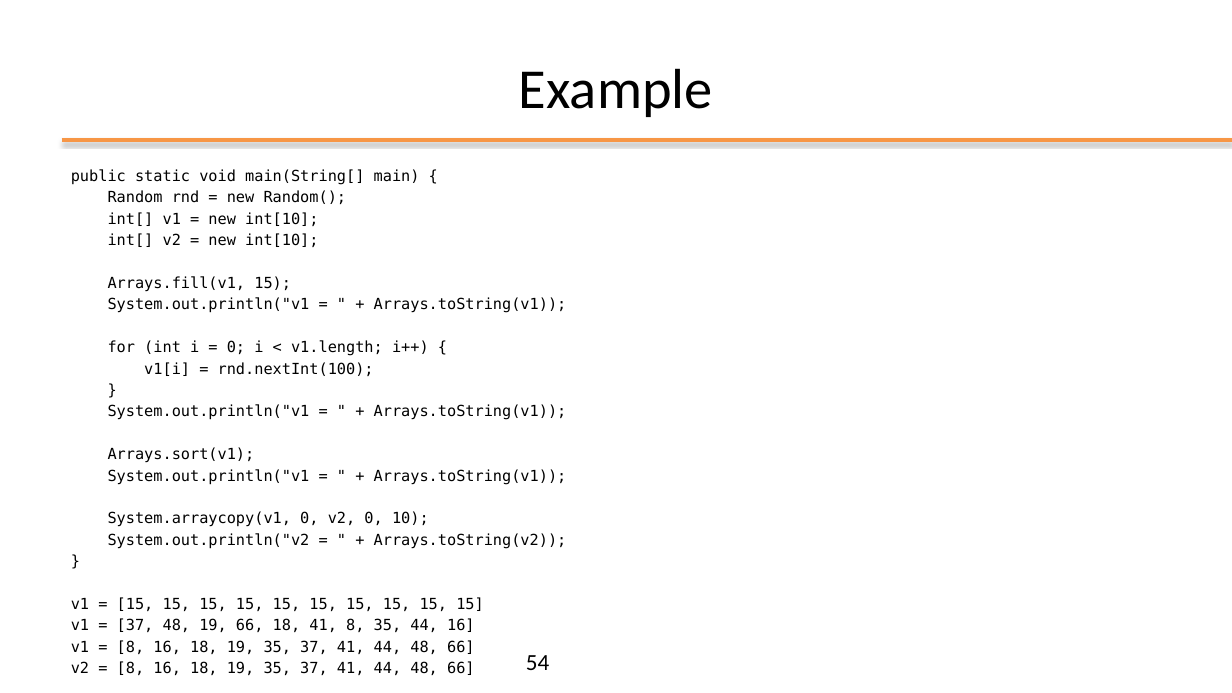
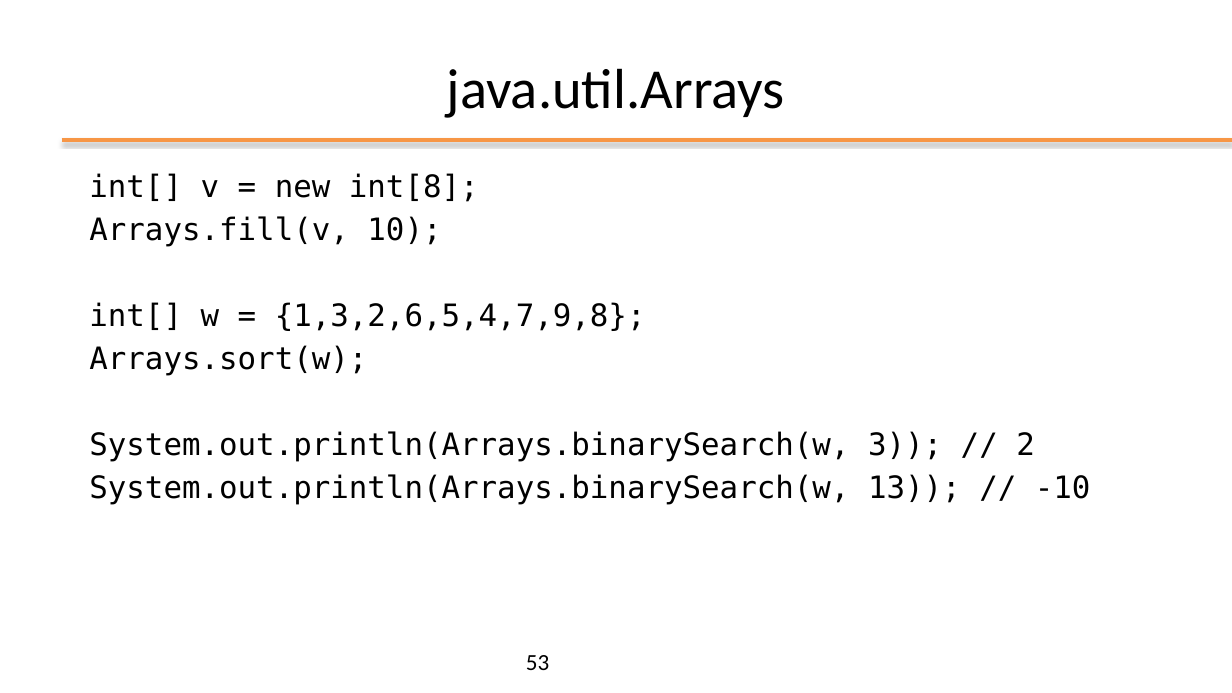
Before and after one commit to nbicocchi/learn-java-core, a slide deck: slide 53 of assets/slides/E2 - Java Basics.pptx (slide 54 before the commit). Drawn at 1232x693 pixels with LibreOffice and Linux fonts; fonts in the diff are those of the drawing; background and template pictures are left out. Boxes give left, top, right and bottom in pixels: in the first picture for what was removed or moved away, otherwise in the second. Text is boxed around its words. In the diff, an @@ line names an element or a change of style, - is before the commit and + after.

```diff
--- a/assets/slides/E2 - Java Basics.pptx
+++ b/assets/slides/E2 - Java Basics.pptx
@@ title at bbox=[447, 68, 785, 118]: text changed @@
-Example
+java.util.Arrays
@@ text at bbox=[89, 173, 1091, 505]: text changed; size 11.9 to 24 pt @@
-public static void main(String[] main) {
-Random rnd = new Random();
-int[] v1 = new int[10];
-int[] v2 = new int[10];
-Arrays.fill(v1, 15);
-System.out.println("v1 = " + Arrays.toString(v1));
-for (int i = 0; i < v1.length; i++) {
-v1[i] = rnd.nextInt(100);
-}
-System.out.println("v1 = " + Arrays.toString(v1));
-Arrays.sort(v1);
-System.out.println("v1 = " + Arrays.toString(v1));
-System.arraycopy(v1, 0, v2, 0, 10);
-System.out.println("v2 = " + Arrays.toString(v2));
-}
-v1 = [15, 15, 15, 15, 15, 15, 15, 15, 15, 15]
-v1 = [37, 48, 19, 66, 18, 41, 8, 35, 44, 16]
-v1 = [8, 16, 18, 19, 35, 37, 41, 44, 48, 66]
-v2 = [8, 16, 18, 19, 35, 37, 41, 44, 48, 66]
+int[] v = new int[8];
+Arrays.fill(v, 10);
+int[] w = {1,3,2,6,5,4,7,9,8};
+Arrays.sort(w);
+System.out.println(Arrays.binarySearch(w, 3)); // 2
+System.out.println(Arrays.binarySearch(w, 13)); // -10
@@ page number at bbox=[526, 655, 549, 670]: text changed @@
-54
+53
```
Also in this commit, not shown: 23 other slides changed, 4 slides added, 3 slides removed, 1 other file.
